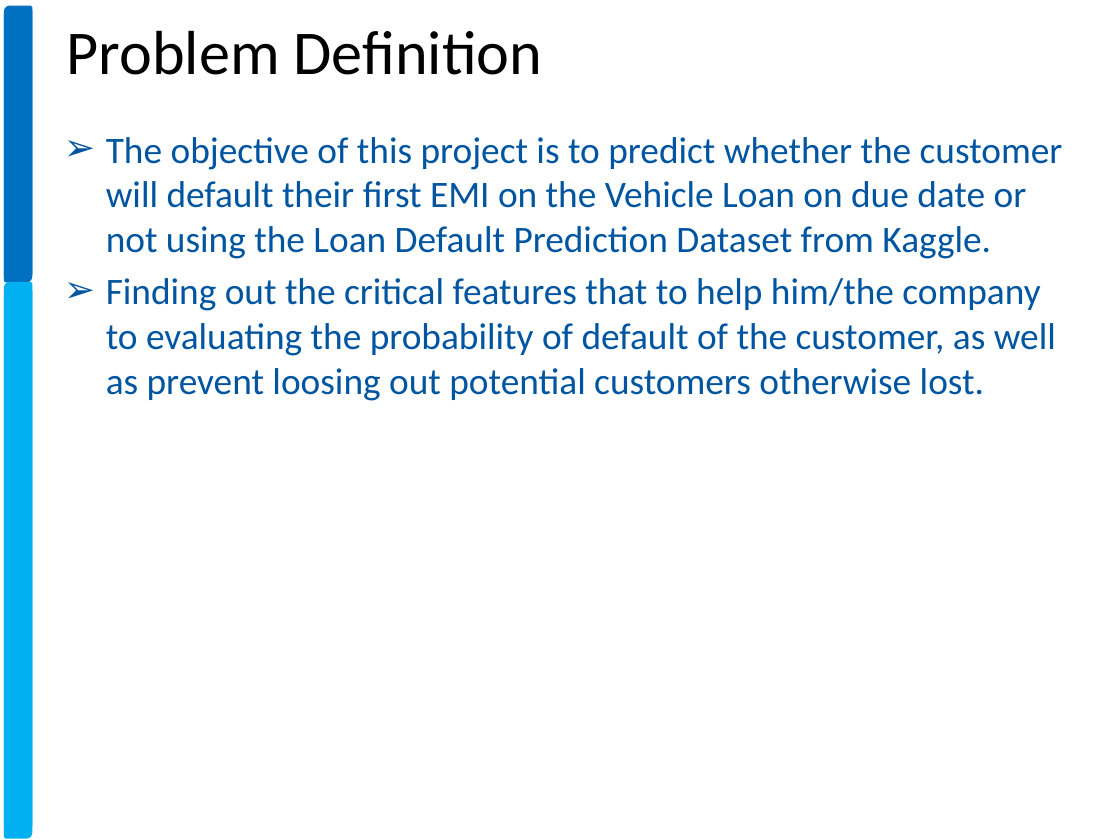
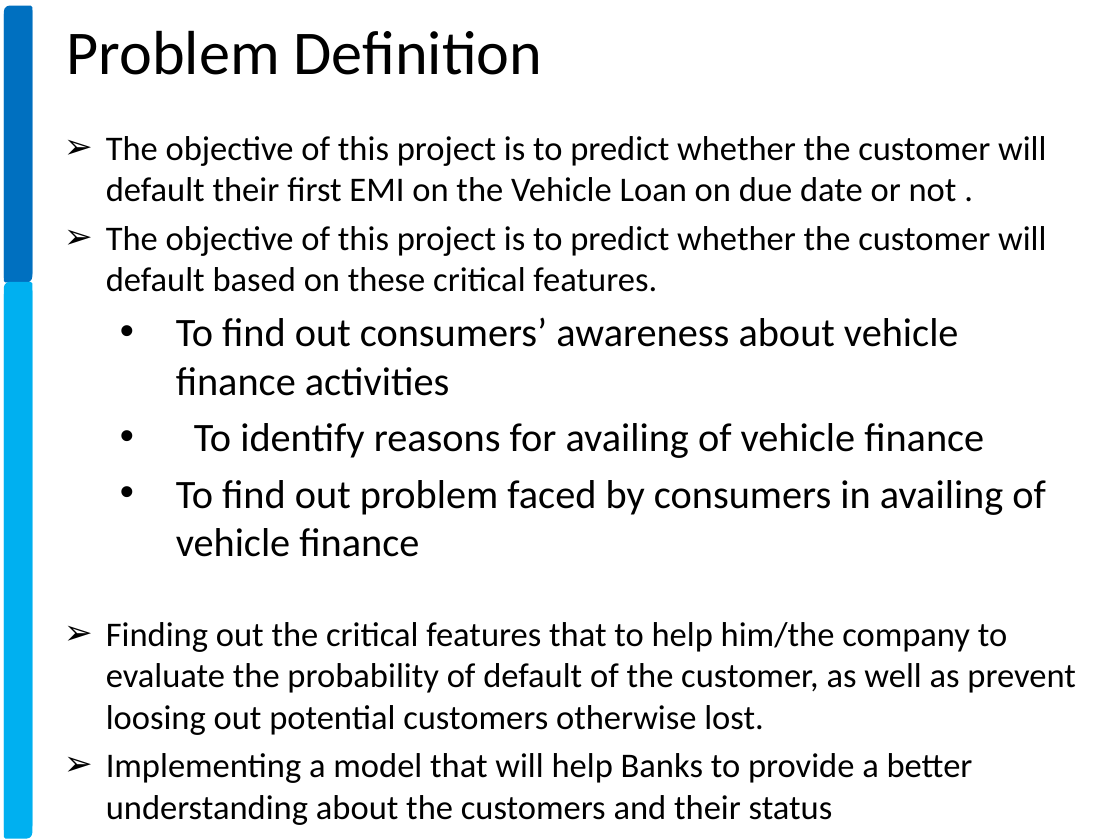
Before and after one commit to xavierigneous/Vehicle-Loan-Default-Prediction, a slide deck: slide 3 of Pravin Kumar/Vehicle Loan Default Prediction.pptx. Drawn at 1120x840 pixels with LibreOffice and Linux fonts; fonts in the diff are those of the drawing; background and template pictures are left out. Boxes give left, top, right and bottom in pixels: in the first picture for what was removed or moved away, otherwise in the second. Text is boxed around its words. In the diff, an @@ line names an element or a change of style, - is before the commit and + after.

```diff
--- a/Pravin Kumar/Vehicle Loan Default Prediction.pptx
+++ b/Pravin Kumar/Vehicle Loan Default Prediction.pptx
@@ text at [106,136,1076,825]: text changed; size 24 to 22.2 pt; text colour #0055A0 to #000000 @@
-➢ The objective of this project is to predict whether the customer will default their ﬁrst EMI on the Vehicle Loan on due date or not using the Loan Default Prediction Dataset from Kaggle.
-➢ Finding out the critical features that to help him/the company to evaluating the probability of default of the customer, as well as prevent loosing out potential customers otherwise lost.
+➢ The objective of this project is to predict whether the customer will default their ﬁrst EMI on the Vehicle Loan on due date or not .
+➢ The objective of this project is to predict whether the customer will default based on these critical features.
+  • To find out consumers’ awareness about vehicle finance activities
+  • To identify reasons for availing of vehicle finance
+  • To find out problem faced by consumers in availing of vehicle finance
+➢ Finding out the critical features that to help him/the company to evaluate the probability of default of the customer, as well as prevent loosing out potential customers otherwise lost.
+➢ Implementing a model that will help Banks to provide a better understanding about the customers and their status
+➢ Reducing the losses suffered by the banks by availing loans to potential defaulters.
```
Also in this commit, not shown: 2 other slides changed, 1 other file.
